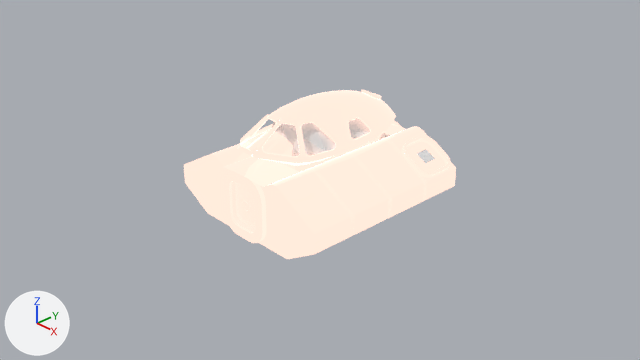
The Blender file Models/Spaces/mk2CockpitInline.blend: old version first, new version second.
One viewpoint serves both versions: the file's camera 'Camera'. Arrows for +X, +Y and +Z are at lower left; the lights stay in place.

Objects in the first picture: 'Cockpit', 'Hatch_Front', 'Props', 'shellCollider'.
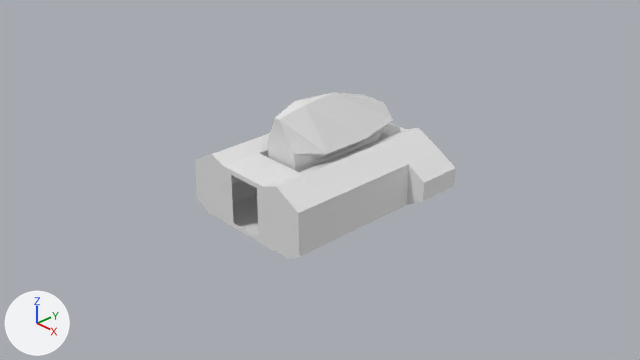
Where the change shows, as pixel boxes [x1, y1, x2, y2] in the pictures (640 x 360 px):
'Cockpit', deleted
    before: [184, 90, 456, 259]
'Props', deleted
    before: [223, 121, 451, 243]
'Hatch_Front', deleted
    before: [232, 181, 256, 232]
'shellCollider', unchanged, uncovered by the edit
    before: [213, 118, 435, 182]
    after: [196, 92, 456, 259]

What changed in the scene script:
```text
Remove ob_hatch_front:
    ob_hatch_front = bpy.data.objects.new('Hatch_Front', me_hatch_front_001)
    ob_hatch_front.parent = ob_mk2inlineiva
    ob_hatch_front.location = (0.0, 0.0, 0.0)
    ob_hatch_front.rotation_euler = (0.0, 0.0, 3.142)  # degrees (0, 0, 180)
Remove ob_props:
    ob_props = bpy.data.objects.new('Props', me_props_005)
    ob_props.parent = ob_mk2inlineiva
    ob_props.location = (0.0, 0.0, 0.0)
    ob_props.rotation_euler = (0.0, 0.0, 3.142)  # degrees (0, 0, 180)
Remove ob_cockpit:
    ob_cockpit = bpy.data.objects.new('Cockpit', me_cockpit_001)
    ob_cockpit.parent = ob_mk2inlineiva
    ob_cockpit.location = (0.0, 0.0, 0.0)
    ob_cockpit.rotation_euler = (0.0, 0.0, 3.142)  # degrees (0, 0, 180)
```
